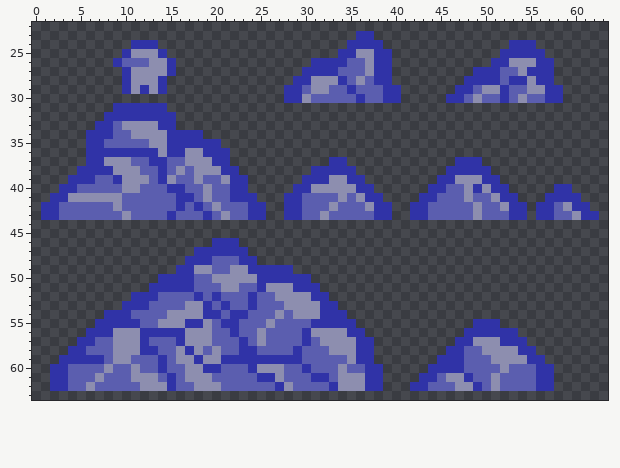
File history of a pixel-art sprite, Assets/Sprites/Decorations/World 3/stone/World3Asset1.png. Above is the file before it was changed.
The file is 64x64 pixels. Shown: x 0..63, y 22..63.
Once edited:
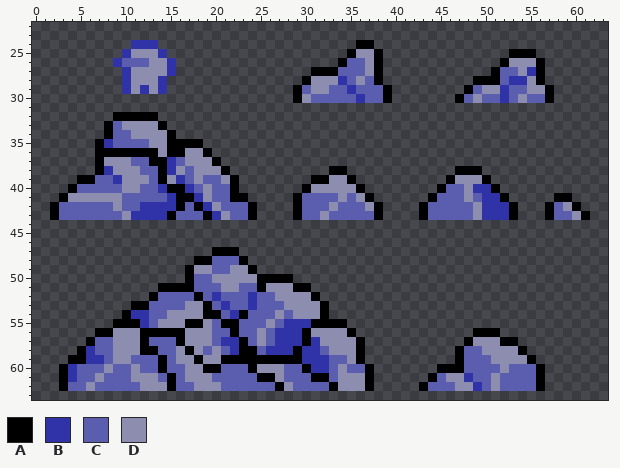
Palette (. is transparent): A #000000  B #3033a7  C #5b5eaf  D #8d8eaf
Change:
y 23: x 36..37 BB -> ..
y 24: x 35..38 BBBB -> .AA.; x 53..55 BBB -> ...
y 25: x 34..35 BB -> .A; x 38..39 BB -> A.; x 52..56 BBBBB -> .AAA.
y 26: x 31..34 BBBB -> ...A; x 38..39 BB -> A.; x 51..52 BB -> .A; x 56..57 BB -> A.
y 27: x 30..33 BBBB -> .AAA; x 38..39 BB -> A.; x 49..51 BBB -> ..A; x 56..57 BB -> A.
y 28: x 29..30 BB -> .A; x 38..39 BB -> A.; x 48..51 BBBB -> .AAA; x 56..57 BB -> A.
y 29: x 28..29 BB -> .A; x 39..40 BB -> A.; x 47..48 BB -> .A; x 57..58 BB -> A.
y 30: x 28..29 BB -> .A; x 39..40 BB -> A.; x 46..47 BB -> .A; x 57..58 BB -> A.
y 31: x 9..14 BBBBBB -> ......
y 32: x 8..15 BBBBBBBB -> .AAAAA..
y 33: x 7..8 BB -> .A; x 14..15 BB -> A.
y 34: x 6..8 BBB -> ..A; x 15..18 BBBB -> A...
y 35: x 6..8 BBC -> .AB; x 15..20 BBBBBB -> AAAA..
y 36: x 6..13 BBBBBBBB -> .AAAAAAA; x 15..16 BB -> AA; x 19..21 BBB -> A..
y 37: x 6..7 BB -> .A; x 13..15 BBC -> AAB; x 20..21 BB -> A.; x 33..34 BB -> ..; x 47..49 BBB -> ...
y 38: x 5..7 BBB -> ..A; x 14..15 BC -> AB; x 21..22 BB -> A.; x 31..35 BBBBB -> ..AA.; x 46..50 BBBBB -> .AAA.
y 39: x 4..6 BBB -> .AA; x 14 B -> A; x 16 C -> B; x 22..23 BB -> A.; x 30..32 BBB -> .AA; x 35..36 BB -> A.; x 45..46 BB -> .A; x 50..51 BB -> A.
y 40: x 3..4 BB -> .A; x 14..17 CBBC -> BAAB; x 22..23 BB -> A.; x 29..30 BB -> .A; x 36..37 BB -> A.; x 44..45 BB -> .A; x 50..52 DBB -> BA.; x 58..59 BB -> ..
y 41: x 2..3 BB -> .A; x 15..18 CBBC -> BAAB; x 22..24 BBB -> AA.; x 28..29 BB -> .A; x 37..38 BB -> A.; x 43..44 BB -> .A; x 50..53 CDBB -> BBA.; x 57..60 BBBB -> .AA.
y 42: x 1..2 BB -> .A; x 12..16 CCCCB -> BBBBA; x 18..19 BC -> AB; x 24..25 BB -> A.; x 28..29 BB -> .A; x 38..39 BB -> A.; x 42..43 BB -> .A; x 50..54 CCDBB -> BBBA.; x 56..57 BB -> .A; x 60..61 BB -> A.
y 43: x 1..2 BB -> .A; x 11..15 CCCCB -> BBBBA; x 19..20 BC -> AB; x 24..25 BB -> A.; x 28..29 BB -> .A; x 38..39 BB -> A.; x 42..43 BB -> .A; x 50..54 CCCBB -> BBBA.; x 56..57 BB -> .A; x 61..62 BB -> A.
y 46: x 20..22 BBB -> ...
y 47: x 18..23 BBBBBB -> ..AAA.
y 48: x 17..19 BBB -> .AA; x 23..24 BB -> A.
y 49: x 16..17 BB -> .A; x 24..28 BBBBB -> A....
y 50: x 14..17 BBBB -> ...A; x 25..30 BBBBBB -> AAAA..
y 51: x 13..17 BBBBB -> .AAAA; x 25 B -> A; x 29..31 BBB -> AA.
y 52: x 11..13 BBB -> ..A; x 18 B -> A; x 31..32 BB -> A.
y 53: x 10..12 BBB -> .AA; x 19 B -> A; x 32..33 BB -> A.
y 54: x 8..12 BBBCC -> ..ABB; x 19..20 BB -> AA; x 23 B -> A; x 32..34 BBB -> A..
y 55: x 7..12 BBBBBC -> ..AAAB; x 17..18 BB -> AA; x 21..22 BB -> AA; x 28..35 CCCBBBBB -> BBBAAAA.; x 49..51 BBB -> ...
y 56: x 6..8 BBB -> .AA; x 12..16 BBBBB -> AAAAA; x 22 B -> A; x 27..30 CCCB -> BBBA; x 35..36 BB -> A.; x 48..53 BBBBBB -> .AAA..
y 57: x 5..6 BB -> .A; x 12 B -> A; x 16 B -> A; x 21..23 CCB -> BBA; x 27..31 CCCBC -> BBBAB; x 36..37 BB -> A.; x 47..48 BB -> .A; x 52..54 BBB -> AA.
y 58: x 4..6 BBC -> .AB; x 12..13 BB -> AA; x 17 B -> A; x 22..24 CBB -> BAA; x 26..31 CCCBCC -> BBBABB; x 36..37 BB -> A.; x 46..47 BB -> .A; x 54..55 BB -> A.
y 59: x 3..5 BBB -> .AA; x 14 B -> A; x 18 B -> A; x 21..32 BBBBBBBBBCCC -> AAAAAAAAABBB; x 36..37 BB -> A.; x 45..47 BBB -> ..A; x 55..56 BB -> A.
y 60: x 2..4 BBC -> .AB; x 14 B -> A; x 19..20 BB -> AA; x 24 B -> A; x 30..32 BCC -> ABB; x 37..38 BB -> A.; x 44..47 BBBB -> .AAA; x 56..57 BB -> A.
y 61: x 2..4 BBC -> .AB; x 15 B -> A; x 25..26 BB -> AA; x 31..32 BB -> AA; x 37..38 BB -> A.; x 43..44 BB -> .A; x 56..57 BB -> A.
y 62: x 2..3 BB -> .A; x 15 B -> A; x 27 B -> A; x 33 B -> A; x 37..38 BB -> A.; x 42..43 BB -> .A; x 56..57 BB -> A.
